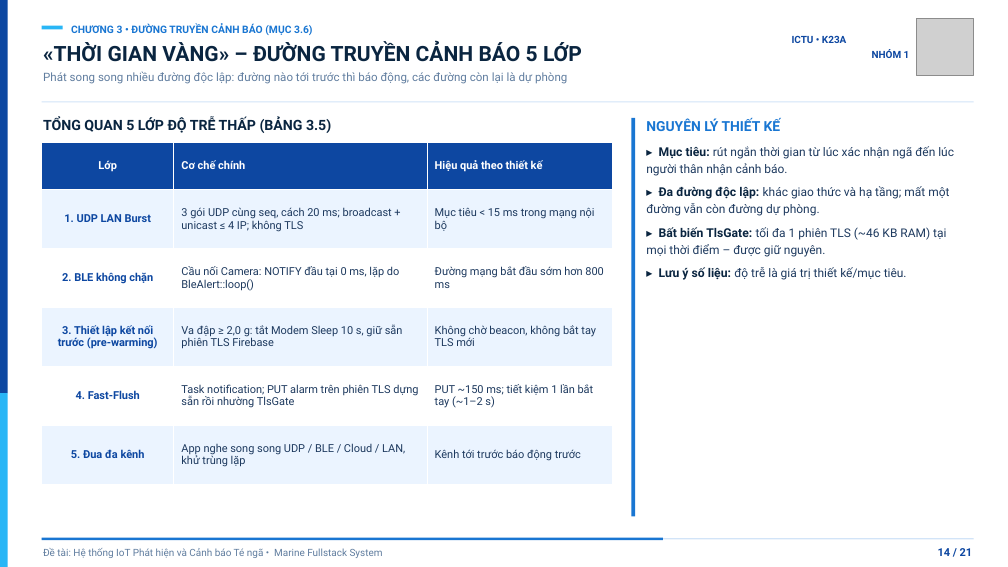
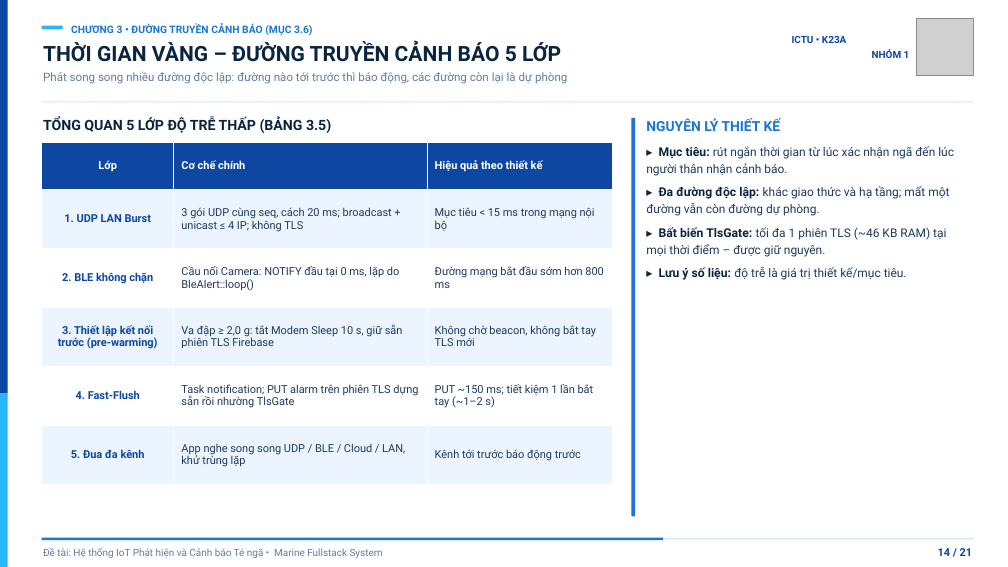
Before and after one commit to twhunq/Fall-Detect, a slide deck: slide 14 of docs/reports/Slide_Thuyet_Trinh_Nhom_1.pptx. Drawn at 1008x567 pixels with LibreOffice and Linux fonts; fonts in the diff are those of the drawing; grey boxes stand for pictures. Boxes give left, top, right and bottom in pixels: in the first picture for what was removed or moved away, otherwise in the second. Text is boxed around its words. In the diff, an @@ line names an element or a change of style, - is before the commit and + after.

```diff
--- a/docs/reports/Slide_Thuyet_Trinh_Nhom_1.pptx
+++ b/docs/reports/Slide_Thuyet_Trinh_Nhom_1.pptx
@@ text at box(43, 42, 561, 62): text changed @@
-«THỜI GIAN VÀNG» – ĐƯỜNG TRUYỀN CẢNH BÁO 5 LỚP
+THỜI GIAN VÀNG – ĐƯỜNG TRUYỀN CẢNH BÁO 5 LỚP
```
Also in this commit, not shown: 4 other slides changed, 2 other files.
